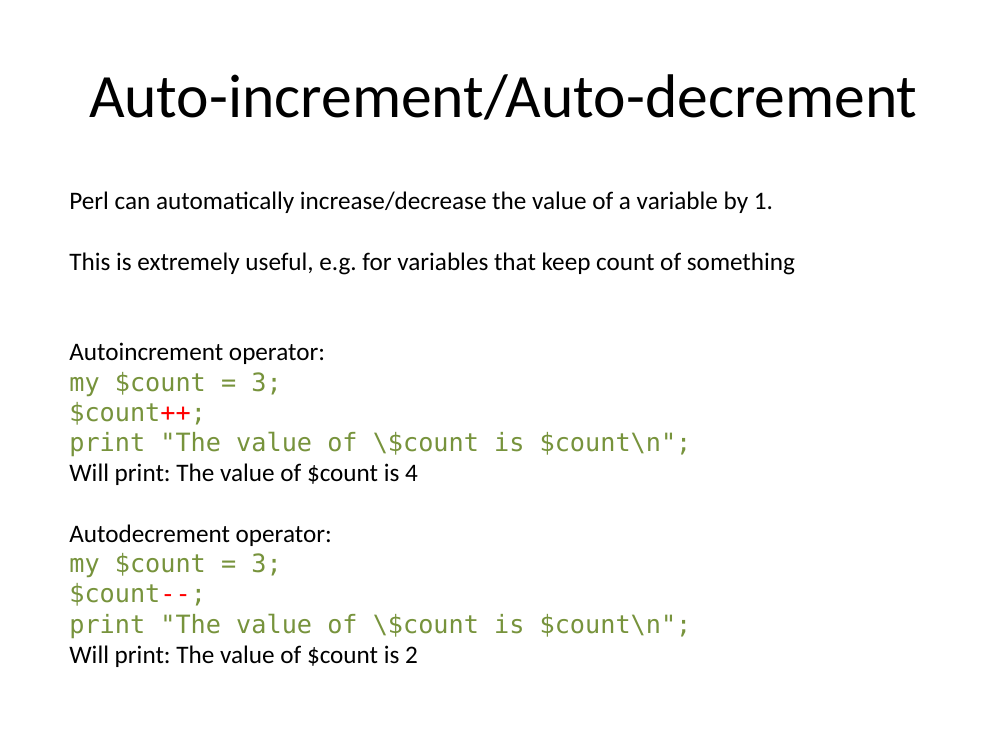
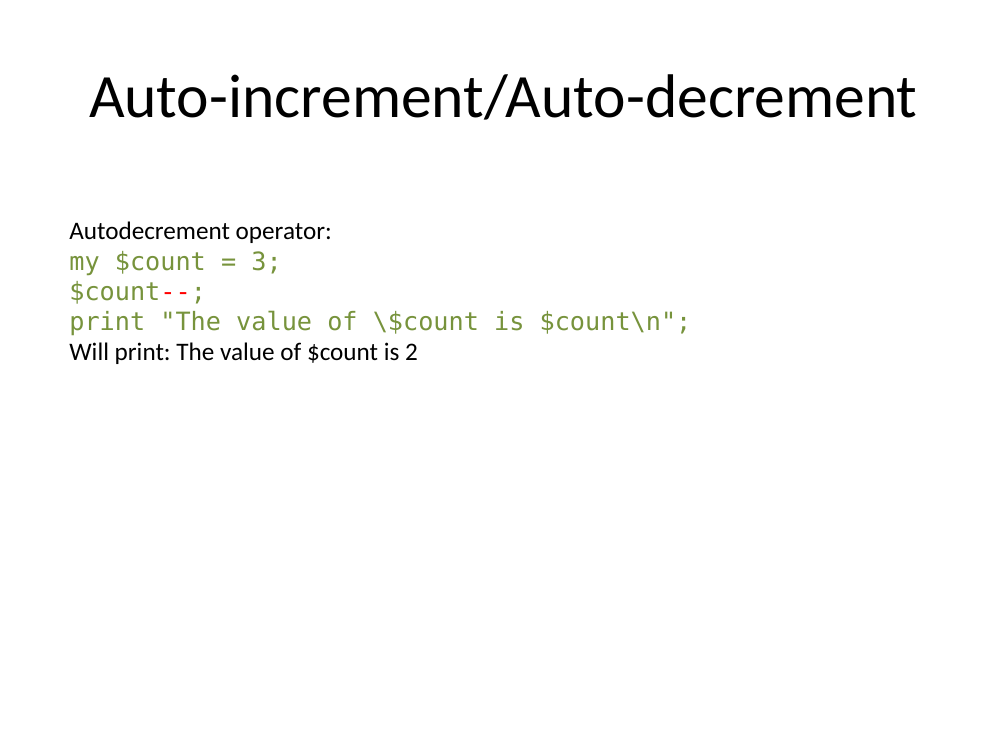
Before and after one commit to kbseah/perlcourse2017, a slide deck: slide 49 of Day1-1_JWI/Day1_intro_scalars_regex.pptx (slide 46 before the commit). Drawn at 1008x756 pixels with LibreOffice and Linux fonts; fonts in the diff are those of the drawing. Boxes give left, top, right and bottom in pixels: in the first picture for what was removed or moved away, otherwise in the second. Text is boxed around its words. In the diff, an @@ line names an element or a change of style, - is before the commit and + after.

```diff
--- a/Day1-1_JWI/Day1_intro_scalars_regex.pptx
+++ b/Day1-1_JWI/Day1_intro_scalars_regex.pptx
@@ text at (69, 191, 795, 485): paragraphs removed @@
-Perl can automatically increase/decrease the value of a variable by 1.
-This is extremely useful, e.g. for variables that keep count of something
-Autoincrement operator:
-my $count = 3;
-$count++;
-print "The value of \$count is $count\n";
-Will print: The value of $count is 4
```
Also in this commit, not shown: 15 other slides changed, 4 slides added, 3 other files.
